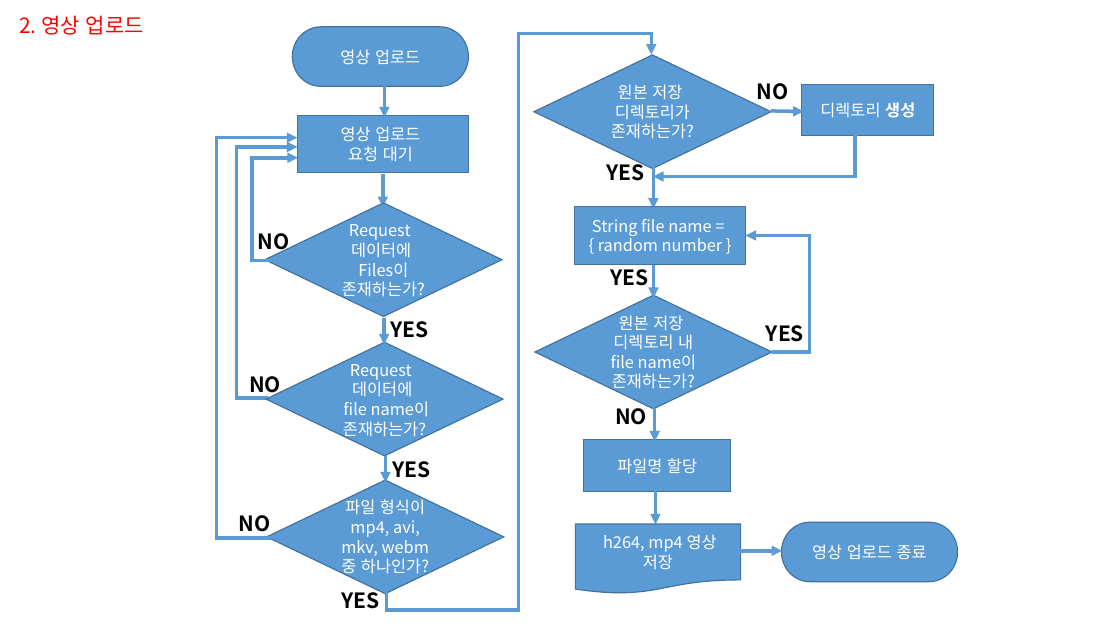
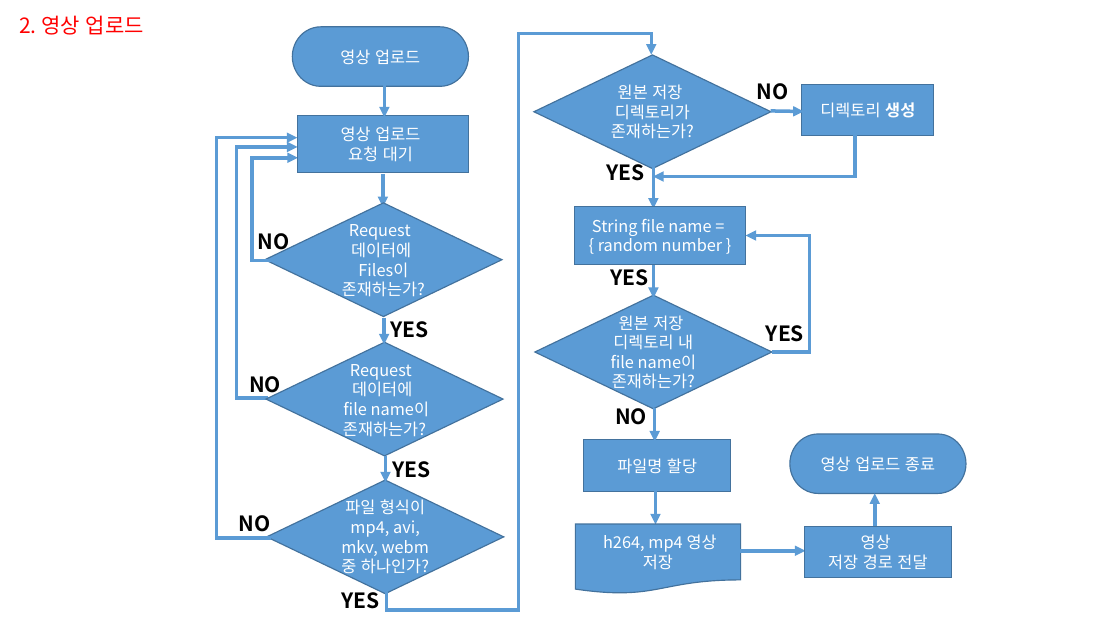
Before and after one commit to sweetleejoohyun/toy_backend, a slide deck: slide 3 of docs/순서도.pptx. Drawn at 1120x630 pixels with LibreOffice and Linux fonts; fonts in the diff are those of the drawing. Boxes give left, top, right and bottom in pixels: in the first picture for what was removed or moved away, otherwise in the second. Text is boxed around its words. In the diff, an @@ line names an element or a change of style, - is before the commit and + after.

```diff
--- a/docs/순서도.pptx
+++ b/docs/순서도.pptx
@@ pill shape "영상 업로드 종료" moved from (x1=781, y1=523, x2=958, y2=582) to (x1=790, y1=434, x2=966, y2=494) @@
@@ arrow added from (875, 527) to (875, 493), #5B9BD5 3 pt @@
@@ rectangle added at (x1=805, y1=527, x2=952, y2=578), fill #5B9BD5, outline #43739E 1 pt, 14 pt, text #FFFFFF @@
+영상
+저장 경로 전달
@@ arrow moved from (739, 551) - (782, 551) to (739, 551) - (806, 551) @@
```
Also in this commit, not shown: 1 other slide changed.
